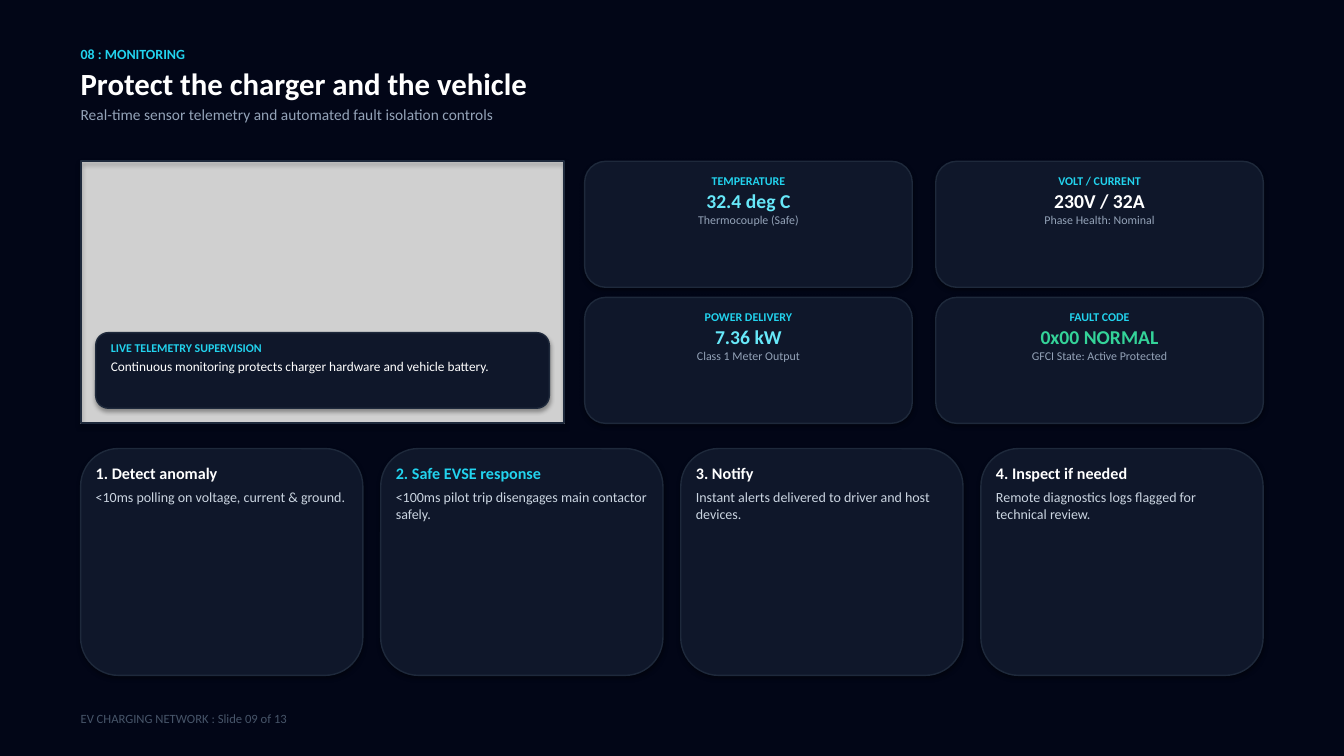
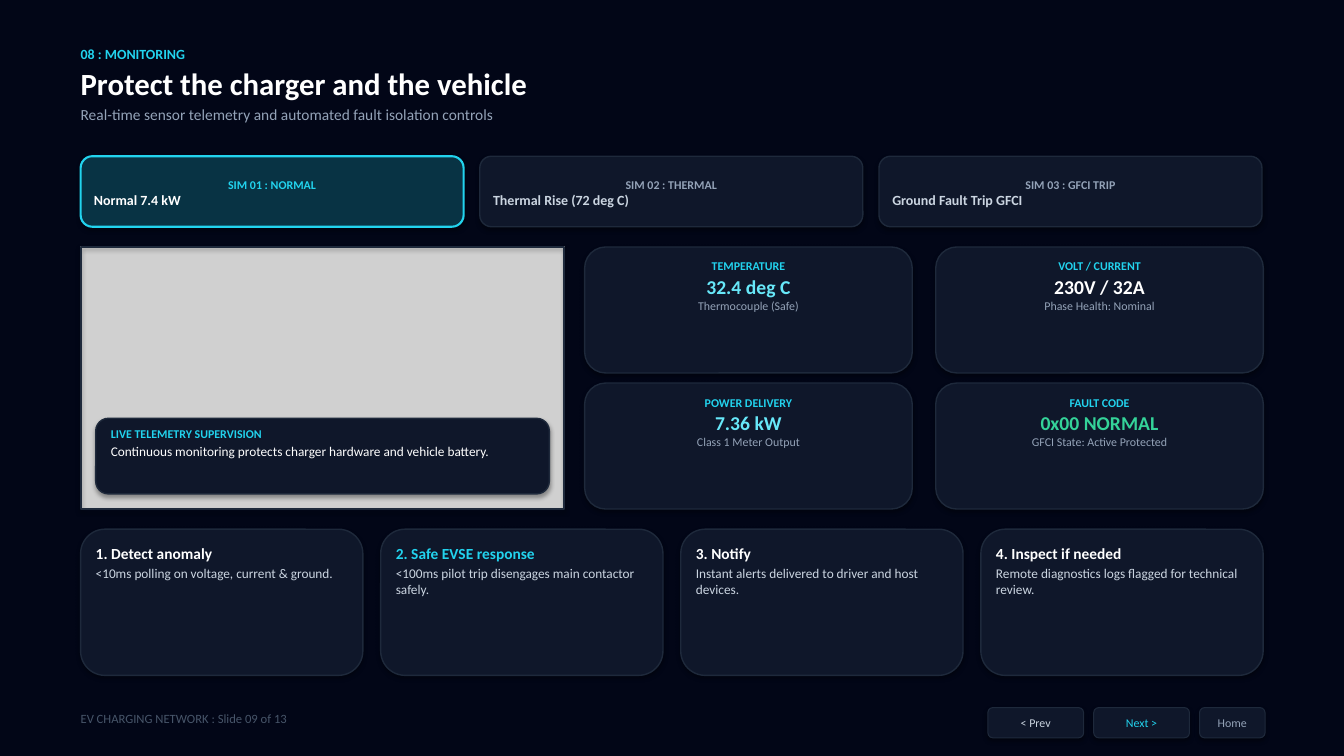
Before and after one commit to kanaseprathamesh568-a11y/ev-charging-network-presentation, a slide deck: slide 21 of EV_Charging_Network_Presentation.pptx (slide 9 before the commit). Drawn at 1344x756 pixels with LibreOffice and Linux fonts; fonts in the diff are those of the drawing; grey boxes stand for pictures. Boxes give left, top, right and bottom in pixels: in the first picture for what was removed or moved away, otherwise in the second. Text is boxed around its words. In the diff, an @@ line names an element or a change of style, - is before the commit and + after.

Commit message:
Deploy 157-action interactive PowerPoint deck with clickable stepper tabs and live simulator buttons

```diff
--- a/EV_Charging_Network_Presentation.pptx
+++ b/EV_Charging_Network_Presentation.pptx
@@ rounded rectangle added at (81,156,464,227), fill #083344, outline #22D3EE 1.5 pt, 8.5 pt, text #22D3EE, bold @@
+SIM 01 : NORMAL
+Normal 7.4 kW
@@ rounded rectangle added at (480,156,863,227), fill #0F172A, outline #1E293B 1 pt, 10 pt, text #CBD5E1, bold @@
+SIM 02 : THERMAL
+Thermal Rise (72 deg C)
@@ rounded rectangle added at (879,156,1262,227), fill #0F172A, outline #1E293B 1 pt, 10 pt, text #CBD5E1, bold @@
+SIM 03 : GFCI TRIP
+Ground Fault Trip GFCI
@@ rounded rectangle: place and size @@
-rounded rectangle at (585,297,912,423)
+rounded rectangle at (585,247,912,373)
@@ rounded rectangle: place and size @@
-rounded rectangle at (936,297,1263,423)
+rounded rectangle at (936,247,1263,373)
@@ rounded rectangle: place and size @@
-rounded rectangle at (585,161,912,287)
+rounded rectangle at (585,383,912,509)
@@ rounded rectangle: place and size @@
-rounded rectangle at (936,161,1263,287)
+rounded rectangle at (936,383,1263,509)
@@ 5 texts, 1 picture, 1 rectangle, 1 rounded rectangle: place and size @@
-5 texts, 1 picture, 1 rectangle, 1 rounded rectangle at (81,161,1167,423)
+5 texts, 1 picture, 1 rectangle, 1 rounded rectangle at (81,247,1167,509)
@@ rounded rectangle: place and size @@
-rounded rectangle at (81,449,363,676)
+rounded rectangle at (81,529,363,676)
@@ rounded rectangle: place and size @@
-rounded rectangle at (381,449,663,676)
+rounded rectangle at (381,529,663,676)
@@ rounded rectangle: place and size @@
-rounded rectangle at (681,449,963,676)
+rounded rectangle at (681,529,963,676)
@@ rounded rectangle: place and size @@
-rounded rectangle at (981,449,1263,676)
+rounded rectangle at (981,529,1263,676)
@@ text "1. Detect anomaly": place and size @@
-text "1. Detect anomaly" at (96,467,345,505)
+text "1. Detect anomaly" at (96,548,333,581)
@@ text "1. Detect anomaly" at (96,548,333,581): size 11.5 to 11 pt in "1. Detect anomaly"; size 10 to 9.5 pt in "<10ms polling on voltage, current & ground."; less space between paragraphs @@
@@ text "2. Safe EVSE response": place and size @@
-text "2. Safe EVSE response" at (396,468,647,521)
+text "2. Safe EVSE response" at (396,548,634,596)
@@ text "2. Safe EVSE response" at (396,548,634,596): size 11.5 to 11 pt in "2. Safe EVSE response"; size 10 to 9.5 pt in "<100ms pilot trip disengages main contactor safely."; less space between paragraphs @@
@@ text "3. Notify": place and size @@
-text "3. Notify" at (696,467,930,519)
+text "3. Notify" at (696,548,918,594)
@@ text "3. Notify" at (696,548,918,594): size 11.5 to 11 pt in "3. Notify"; size 10 to 9.5 pt in "Instant alerts delivered to driver and host ..."; less space between paragraphs @@
@@ text "4. Inspect if needed": place and size @@
-text "4. Inspect if needed" at (996,467,1196,519)
+text "4. Inspect if needed" at (996,548,1237,594)
@@ text "4. Inspect if needed" at (996,548,1237,594): size 11.5 to 11 pt in "4. Inspect if needed"; size 10 to 9.5 pt in "Remote diagnostics logs flagged for technical review."; less space between paragraphs @@
@@ rounded rectangle added at (988,708,1084,738), fill #0F172A, outline #1E293B 0.75 pt, 8.5 pt, text #CBD5E1 @@
+< Prev
@@ rounded rectangle added at (1094,708,1190,738), fill #0F172A, outline #1E293B 0.75 pt, 8.5 pt, text #22D3EE @@
+Next >
@@ rounded rectangle added at (1200,708,1265,738), fill #0F172A, outline #1E293B 0.75 pt, 8.5 pt, text #94A3B8 @@
+Home
```
Also in this commit, not shown: 12 other slides changed, 14 slides added, 1 other file.
